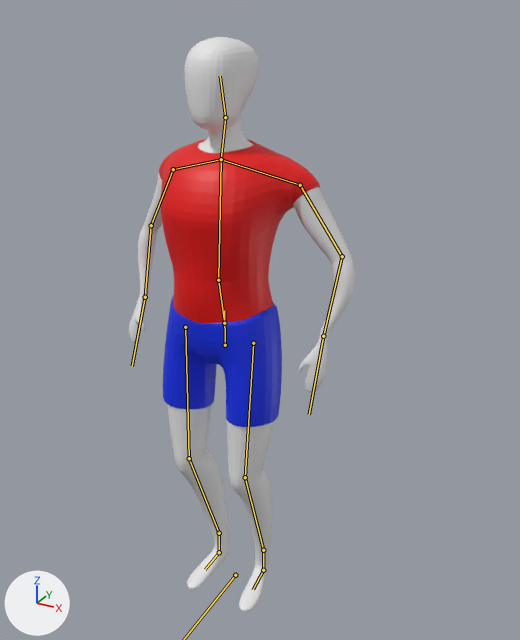
One commit to the FBX model Assets/Models/Men/UNITRYmen.fbx: the scene before it, then after it.
Camera for both pictures: a camera (50 mm lens) standing at (0.952, -1.532, 1.715) and looking at (0.072, 0.068, 0.915). Lighting does not change. The marker at lower left points along +X, +Y and +Z. Both versions are drawn at frame 1 of the action 'CharArmature|CharacterAction'; the numbers are the values there. The bones that bend it are drawn over the model as lines.

The first picture shows 'Character', 'Pants', 'Shirt'.
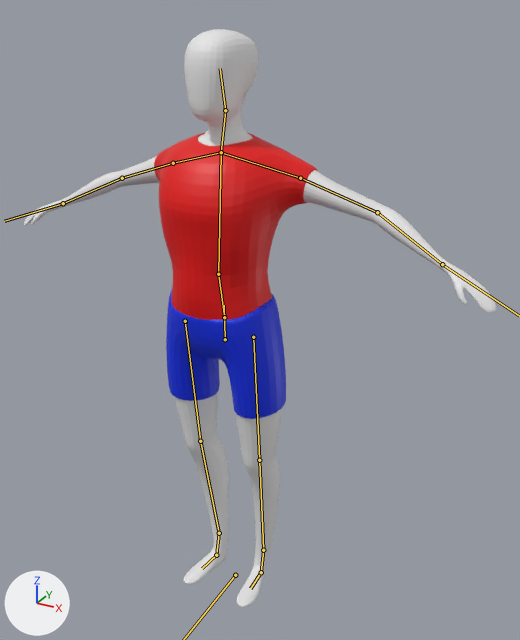
What differs and where, as boxes [x1, y1, x2, y2] in the pictures (520 x 640 px):
'Character', posed (108% wider): before [129, 37, 355, 611]; after [24, 29, 496, 607]
'Shirt', posed: before [159, 139, 320, 324]; after [154, 133, 318, 320]
'Pants', posed: before [163, 295, 282, 427]; after [166, 291, 286, 419]
bone 'Pelvis', root to tip: before (225, 345) to (224, 310); after (225, 339) to (224, 305)
bone 'Arm.L', root to tip: before (300, 185) to (342, 256); after (300, 178) to (377, 212)
bone 'ForeArm.L', root to tip: before (342, 256) to (323, 336); after (377, 212) to (442, 264)
bone 'Arm.R', root to tip: before (173, 169) to (151, 225); after (173, 163) to (122, 178)
bone 'ForeArm.R', root to tip: before (151, 225) to (145, 297); after (122, 178) to (63, 203)
bone 'Thigh.L', root to tip: before (253, 343) to (245, 477); after (253, 337) to (259, 460)
bone 'LowLeg.L', root to tip: before (245, 477) to (263, 550); after (259, 460) to (263, 550)
bone 'Thigh.R', root to tip: before (185, 327) to (189, 458); after (185, 321) to (200, 441)
bone 'LowLeg.R', root to tip: before (189, 458) to (219, 533); after (200, 441) to (219, 533)

The change in detail:
Bone 'Pelvis' (bone_pelvis) moves from (0.0, -0.017, 0.0) to (0.0, 0.0, 0.0).
Bone 'Arm.L' (bone_arm_l) turns from (-52, 38, -33) to (1, 7, 0) degrees about its own x, y and z.
Bone 'ForeArm.L' (bone_forearm_l) turns from (0, 0, -20) to (0, 0, 0) degrees about its own x, y and z.
Bone 'Arm.R' (bone_arm_r) turns from (-52, -38, 33) to (1, -7, 0) degrees about its own x, y and z.
Bone 'ForeArm.R' (bone_forearm_r) turns from (0, 0, 19) to (0, 0, 0) degrees about its own x, y and z.
Bone 'Thigh.L' (bone_thigh_l) turns from (-10, 4, 1) to (0, 4, 0) degrees about its own x, y and z.
Bone 'LowLeg.L' (bone_lowleg_l) turns from (21, 0, 0) to (0, 0, 0) degrees about its own x, y and z.
Bone 'Thigh.R' (bone_thigh_r) turns from (-10, -4, -1) to (0, -4, 0) degrees about its own x, y and z.
Bone 'LowLeg.R' (bone_lowleg_r) turns from (21, 0, 0) to (0, 0, 0) degrees about its own x, y and z.
